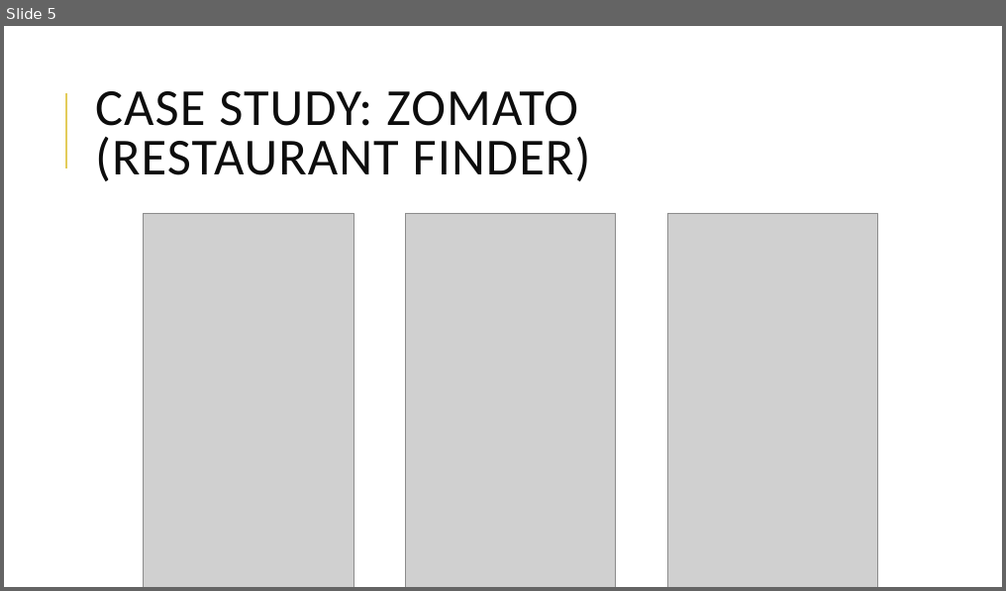
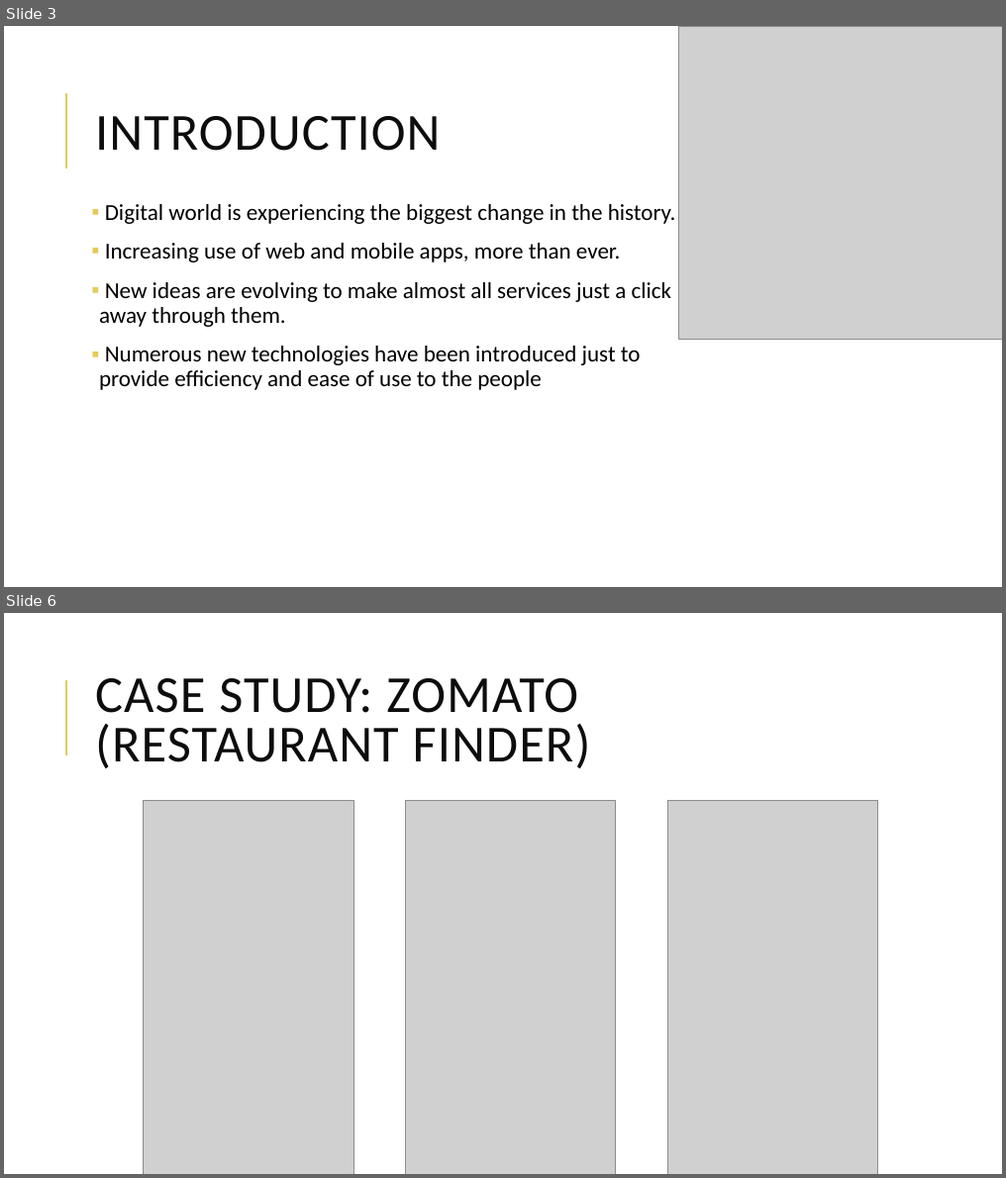
Before and after one commit to bogas04/MVP-Generator, a slide deck: docs/Final/Presentation.pptx. Shown one above the other, each under a label of ours: slide 5 before the commit, slides 3 and 6 after it; the slides between them are not shown. The pictures are 1006x591 and 1006x1178 pixels, drawn with LibreOffice and Linux fonts; fonts in the diff are those of the drawing; grey boxes stand for pictures. Boxes give left, top, right and bottom in pixels: in the first picture for what was removed or moved away, otherwise in the second. Text is boxed around its words. In the diff, an @@ line names an element or a change of style, - is before the commit and + after.

```diff
--- a/docs/Final/Presentation.pptx
+++ b/docs/Final/Presentation.pptx
@@ slide 3 added at box(4, 26, 1002, 587), background #FFFFFF; not listed: 1 template element that a slide beside it also shows @@
@@ picture added at box(678, 26, 1002, 339) @@
@@ title added at box(95, 116, 440, 151), 50 pt, text #0D0D0D @@
+INTRODUCTION
@@ text added at box(99, 204, 676, 390), 22 pt, text #000000 @@
+▪ Digital world is experiencing the biggest change in the history.
+▪ Increasing use of web and mobile apps, more than ever.
+▪ New ideas are evolving to make almost all services just a click away through them.
+▪ Numerous new technologies have been introduced just to provide efficiency and ease of use to the people
@@ what was slide 5 is now slide 6 @@
```
Also in this commit, not shown: 12 slides changed, 19 other slides added, 11 slides removed.
